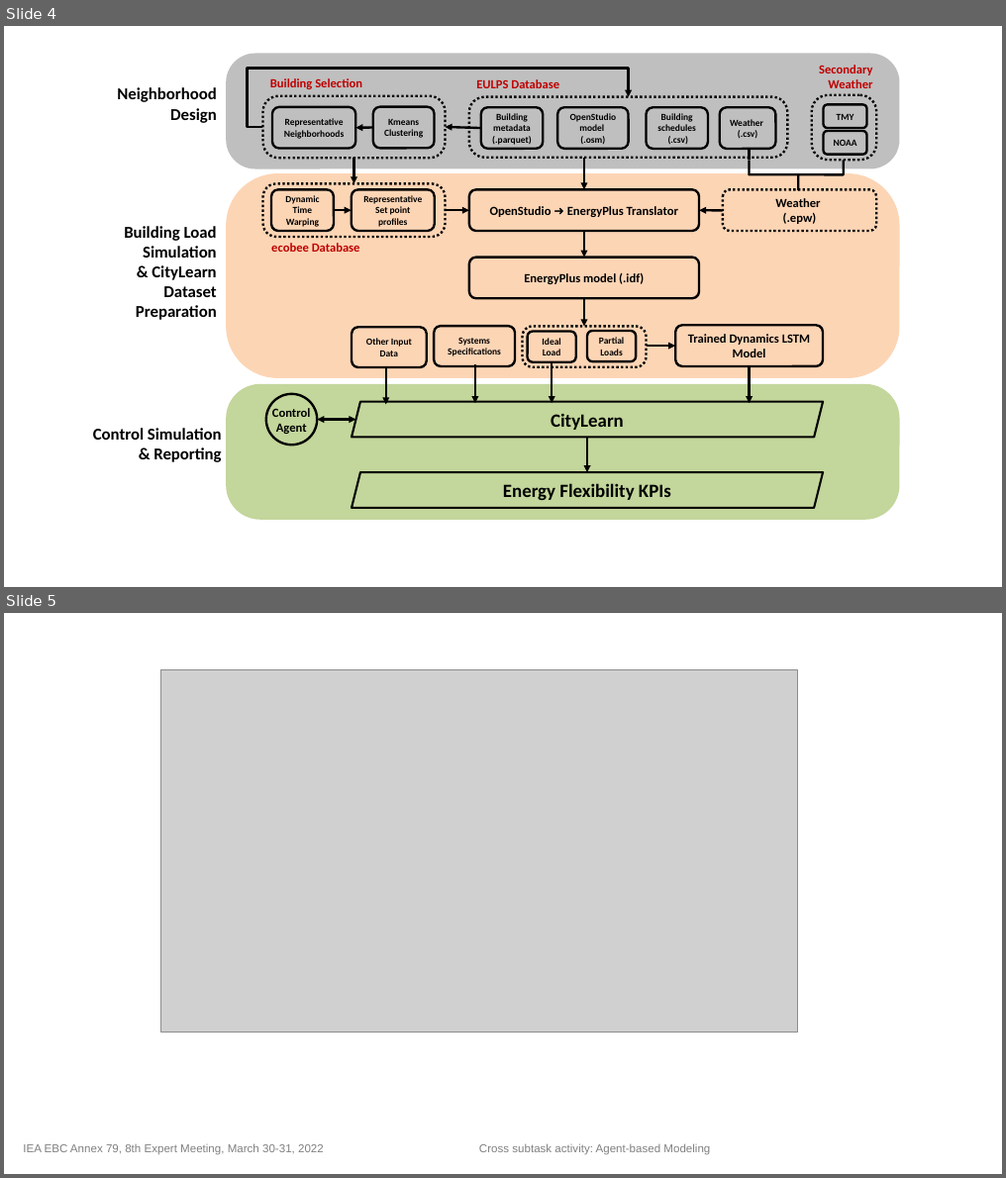
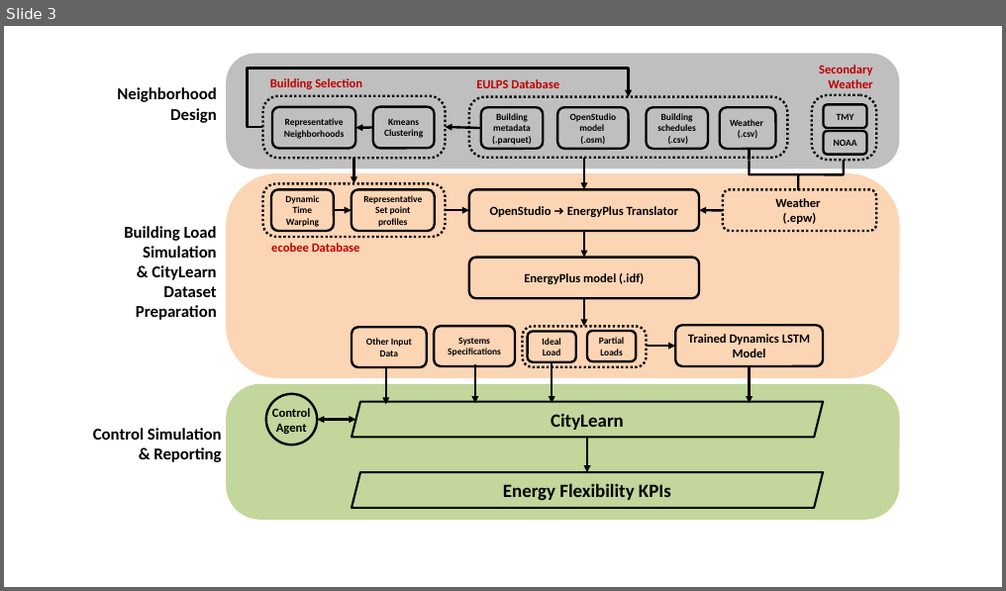
Before and after one commit to intelligent-environments-lab/CityLearn, a slide deck: assets/images/citylearn_systems.pptx. Shown one above the other, each under a label of ours: slides 4 and 5 before the commit, slide 3 after it. The pictures are 1006x1178 and 1006x591 pixels, drawn with LibreOffice and Linux fonts; fonts in the diff are those of the drawing; grey boxes stand for pictures. Boxes give left, top, right and bottom in pixels: in the first picture for what was removed or moved away, otherwise in the second. Text is boxed around its words. In the diff, an @@ line names an element or a change of style, - is before the commit and + after.

```diff
--- a/assets/images/citylearn_systems.pptx
+++ b/assets/images/citylearn_systems.pptx
@@ slide 5 removed at [4, 613, 1002, 1174], background #FFFFFF @@
@@ picture removed at [161, 669, 798, 1033] @@
@@ text removed at [23, 1144, 710, 1156] @@
-IEA EBC Annex 79, 8th Expert Meeting, March 30-31, 2022 Cross subtask activity: Agent-based Modeling
@@ what was slide 4 is now slide 3 @@
```
Also in this commit, not shown: 1 slide changed, 2 slides added, 2 other slides removed.
